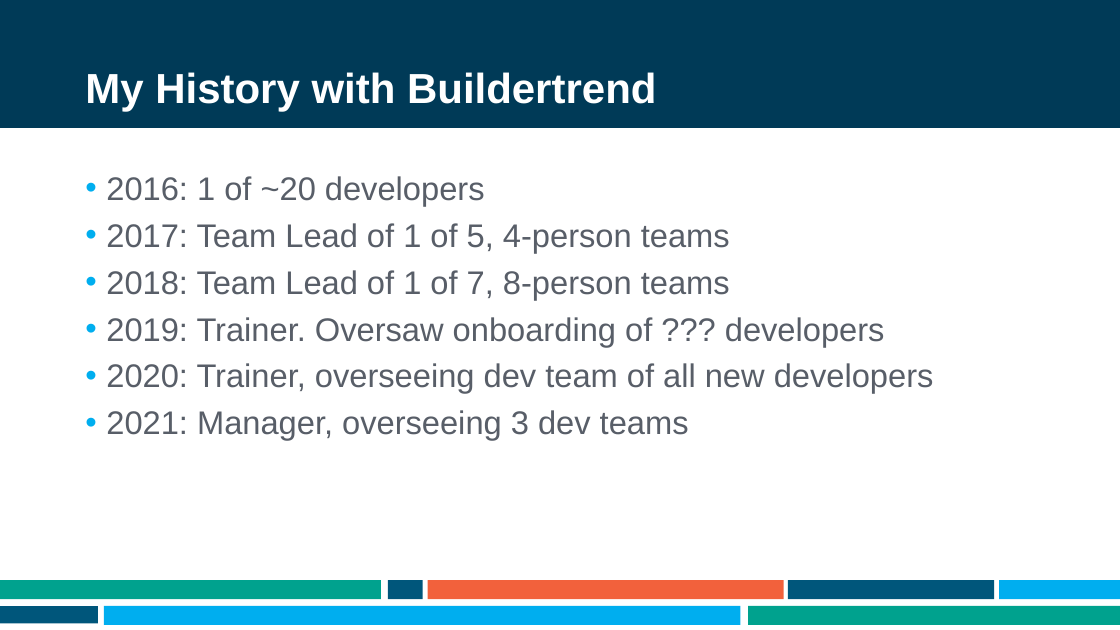
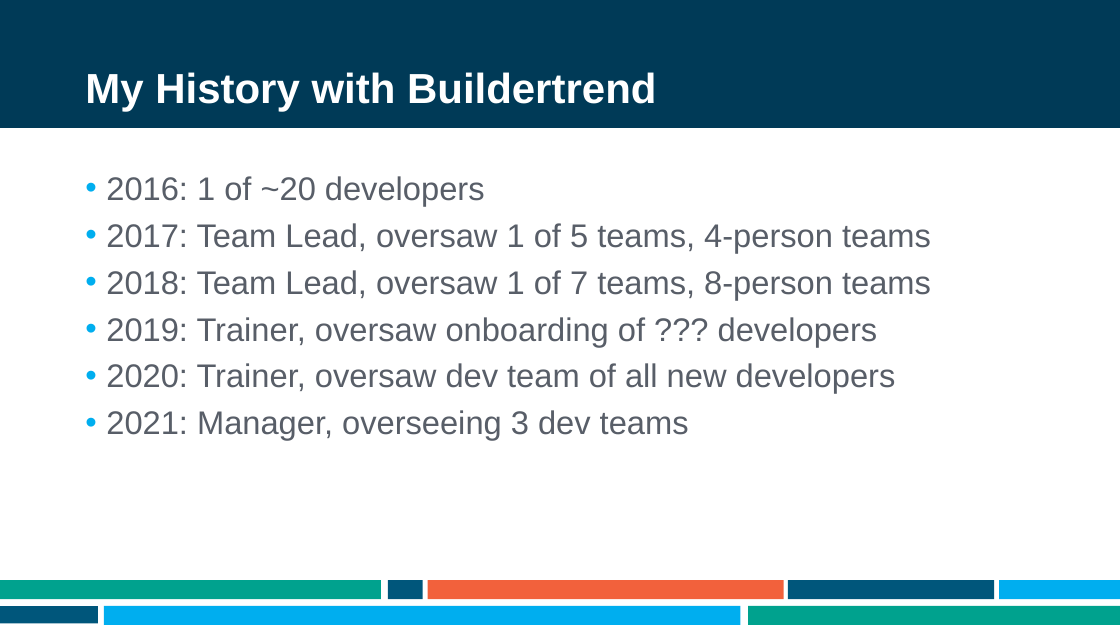
Before and after one commit to ademing/nebraska-code-2021, a slide deck: slide 7 of Presentation.pptx. Drawn at 1120x630 pixels with LibreOffice and Linux fonts; fonts in the diff are those of the drawing; background and template pictures are left out. Boxes give left, top, right and bottom in pixels: in the first picture for what was removed or moved away, otherwise in the second. Text is boxed around its words. In the diff, an @@ line names an element or a change of style, - is before the commit and + after.

```diff
--- a/Presentation.pptx
+++ b/Presentation.pptx
@@ text at [106, 223, 931, 393]: text changed @@
-• 2017: Team Lead of 1 of 5, 4-person teams
-• 2018: Team Lead of 1 of 7, 8-person teams
-• 2019: Trainer. Oversaw onboarding of ??? developers
-• 2020: Trainer, overseeing dev team of all new developers
+• 2017: Team Lead, oversaw 1 of 5 teams, 4-person teams
+• 2018: Team Lead, oversaw 1 of 7 teams, 8-person teams
+• 2019: Trainer, oversaw onboarding of ??? developers
+• 2020: Trainer, oversaw dev team of all new developers
```
Also in this commit, not shown: 2 other slides changed, 1 slide added.
